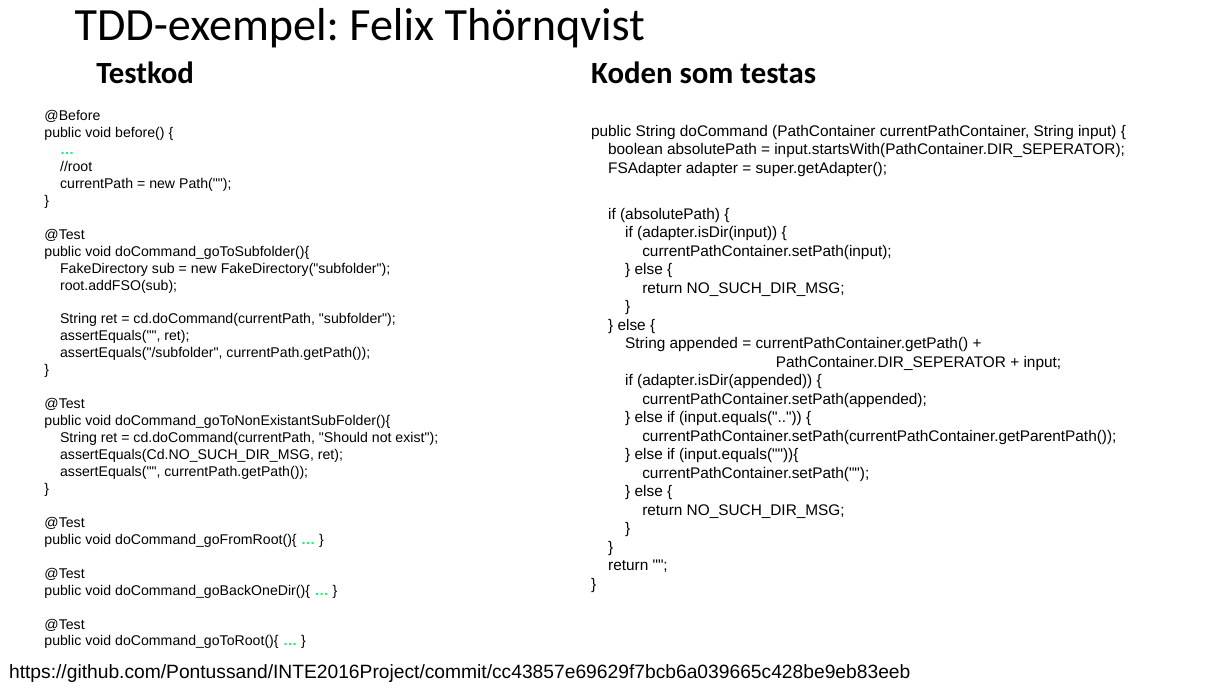
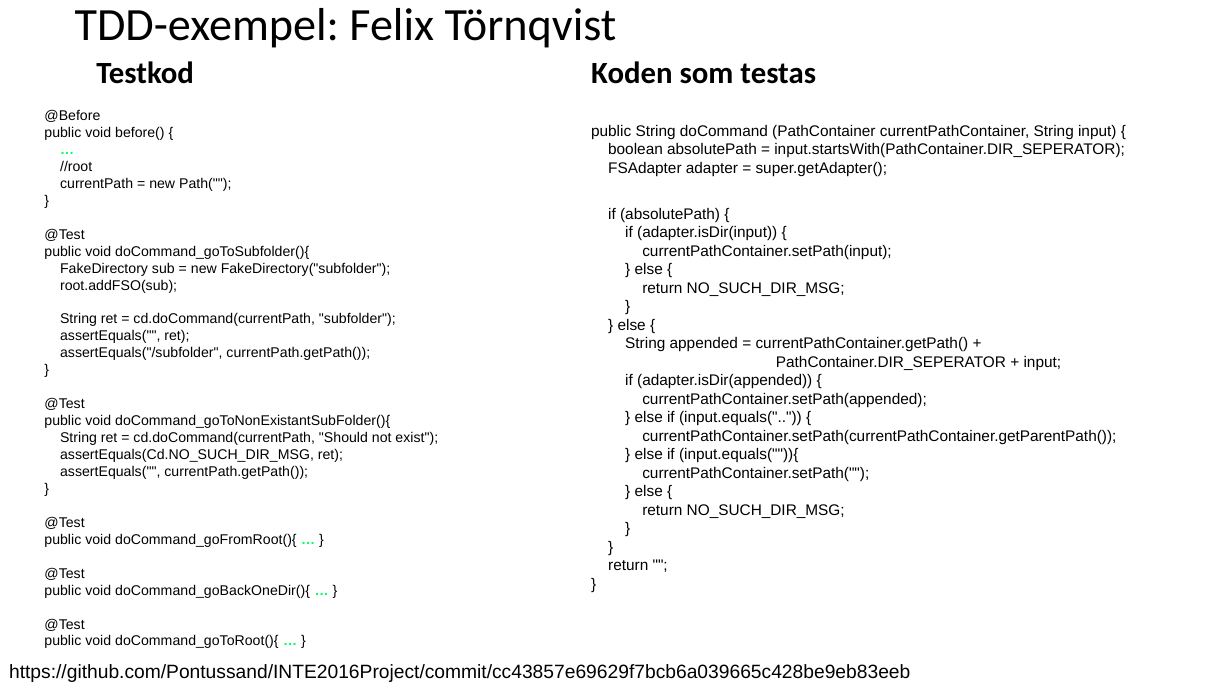
Before and after one commit to Pontussand/INTE2016Project, a slide deck: slide 9 of reports/Slutredovisning/slutredovisning_grupp2.pptx. Drawn at 1232x693 pixels with LibreOffice and Linux fonts; fonts in the diff are those of the drawing. Boxes give left, top, right and bottom in pixels: in the first picture for what was removed or moved away, otherwise in the second. Text is boxed around its words. In the diff, an @@ line names an element or a change of style, - is before the commit and + after.

```diff
--- a/reports/Slutredovisning/slutredovisning_grupp2.pptx
+++ b/reports/Slutredovisning/slutredovisning_grupp2.pptx
@@ text at (x1=75, y1=8, x2=617, y2=48): text changed @@
-TDD-exempel: Felix Thörnqvist
+TDD-exempel: Felix Törnqvist
```
Also in this commit, not shown: 13 other slides changed, 8 slides added, 6 slides removed, 4 other files.
